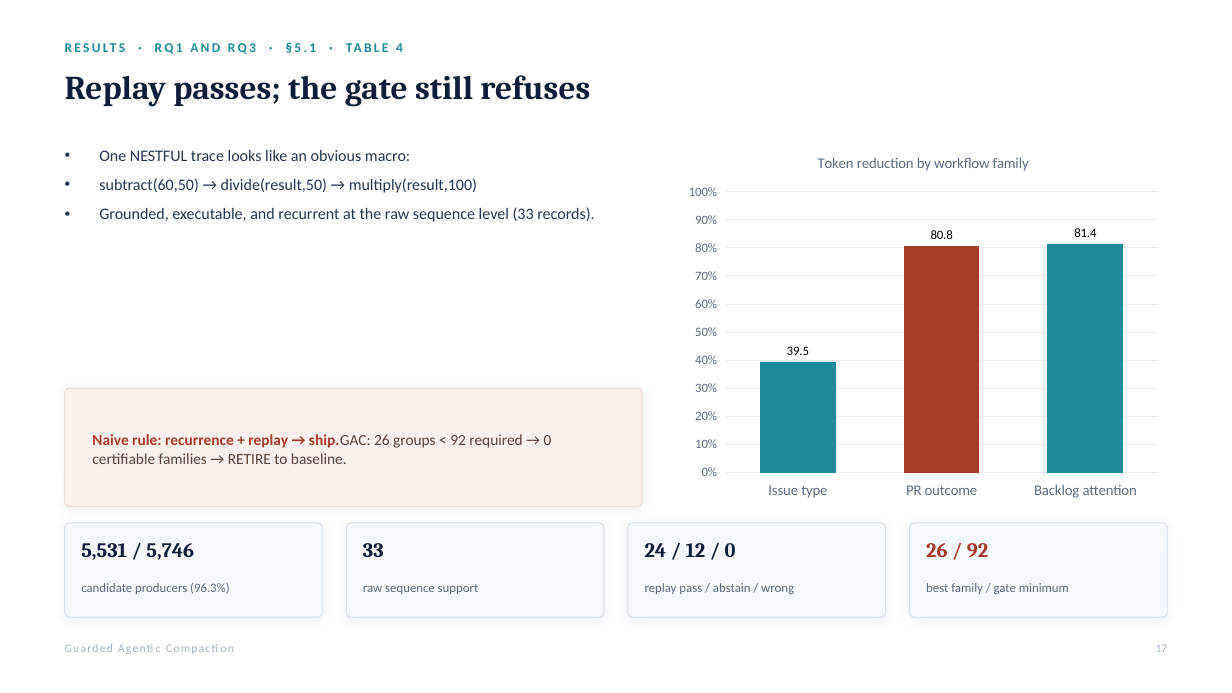
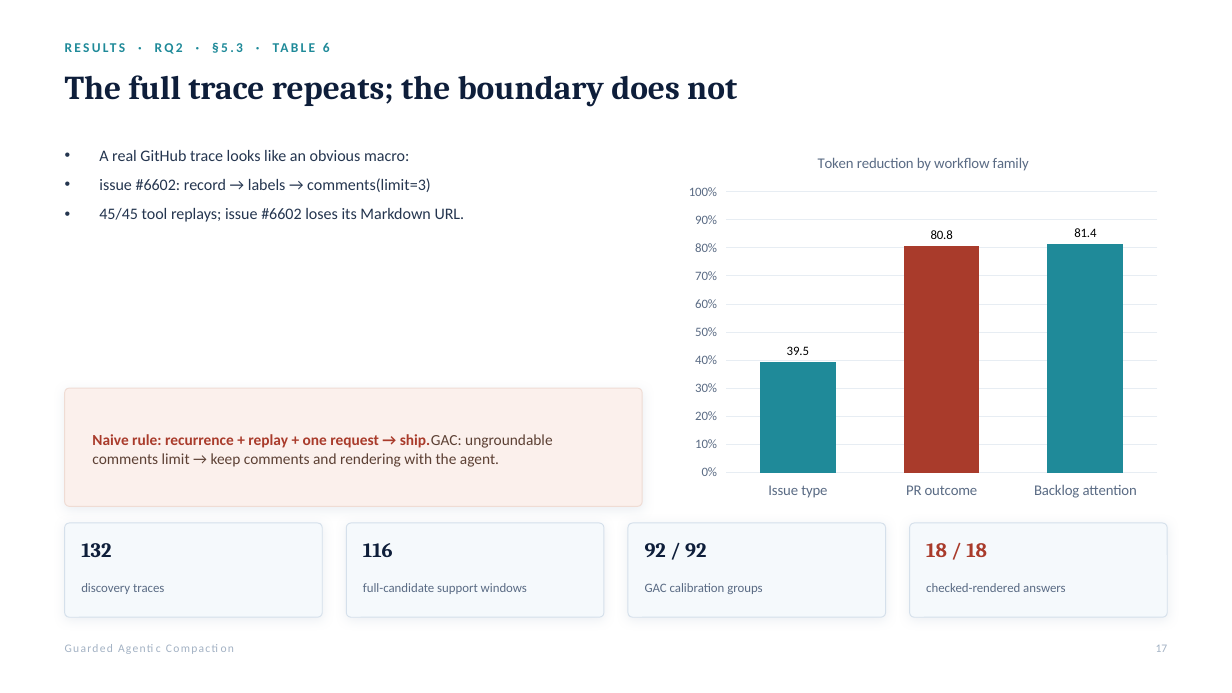
Before and after one commit to rrahimi-uci/guarded-agentic-compaction, a slide deck: slide 17 of paper/slides/compiling-recurrent-agent-workflows-into-guarded-programs-detailed.pptx. Drawn at 1232x693 pixels with LibreOffice and Linux fonts; fonts in the diff are those of the drawing. Boxes give left, top, right and bottom in pixels: in the first picture for what was removed or moved away, otherwise in the second. Text is boxed around its words. In the diff, an @@ line names an element or a change of style, - is before the commit and + after.

```diff
--- a/paper/slides/compiling-recurrent-agent-workflows-into-guarded-programs-detailed.pptx
+++ b/paper/slides/compiling-recurrent-agent-workflows-into-guarded-programs-detailed.pptx
@@ text at (x1=221, y1=42, x2=330, y2=52): text changed @@
-RESULTS · RQ1 AND RQ3 · §5.1 · TABLE 4
+RESULTS · RQ2 · §5.3 · TABLE 6
@@ text at (x1=65, y1=75, x2=737, y2=107): text changed @@
-Replay passes; the gate still refuses
+The full trace repeats; the boundary does not
@@ text at (x1=99, y1=150, x2=465, y2=222): text changed @@
-• One NESTFUL trace looks like an obvious macro:
-• subtract(60,50) → divide(result,50) → multiply(result,100)
-• Grounded, executable, and recurrent at the raw sequence level (33 records).
+• A real GitHub trace looks like an obvious macro:
+• issue #6602: record → labels → comments(limit=3)
+• 45/45 tool replays; issue #6602 loses its Markdown URL.
@@ text at (x1=92, y1=434, x2=552, y2=467): text changed @@
-Naive rule: recurrence + replay → ship.GAC: 26 groups < 92 required → 0 certifiable families → RETIRE to baseline.
+Naive rule: recurrence + replay + one request → ship.GAC: ungroundable comments limit → keep comments and rendering with the agent.
@@ text at (x1=81, y1=543, x2=111, y2=557): text changed @@
-5,531 / 5,746
+132
@@ text at (x1=363, y1=543, x2=393, y2=557): text changed @@
-33
+116
@@ text at (x1=645, y1=543, x2=706, y2=557): text changed @@
-24 / 12 / 0
+92 / 92
@@ text at (x1=926, y1=543, x2=987, y2=557): text changed @@
-26 / 92
+18 / 18
@@ text at (x1=81, y1=583, x2=164, y2=594): text changed @@
-candidate producers (96.3%)
+discovery traces
@@ text at (x1=363, y1=583, x2=527, y2=594): text changed @@
-raw sequence support
+full-candidate support windows
@@ text at (x1=645, y1=583, x2=762, y2=594): text changed @@
-replay pass / abstain / wrong
+GAC calibration groups
@@ text at (x1=926, y1=583, x2=1065, y2=592): text changed @@
-best family / gate minimum
+checked-rendered answers
```
Also in this commit, not shown: 19 other files.
